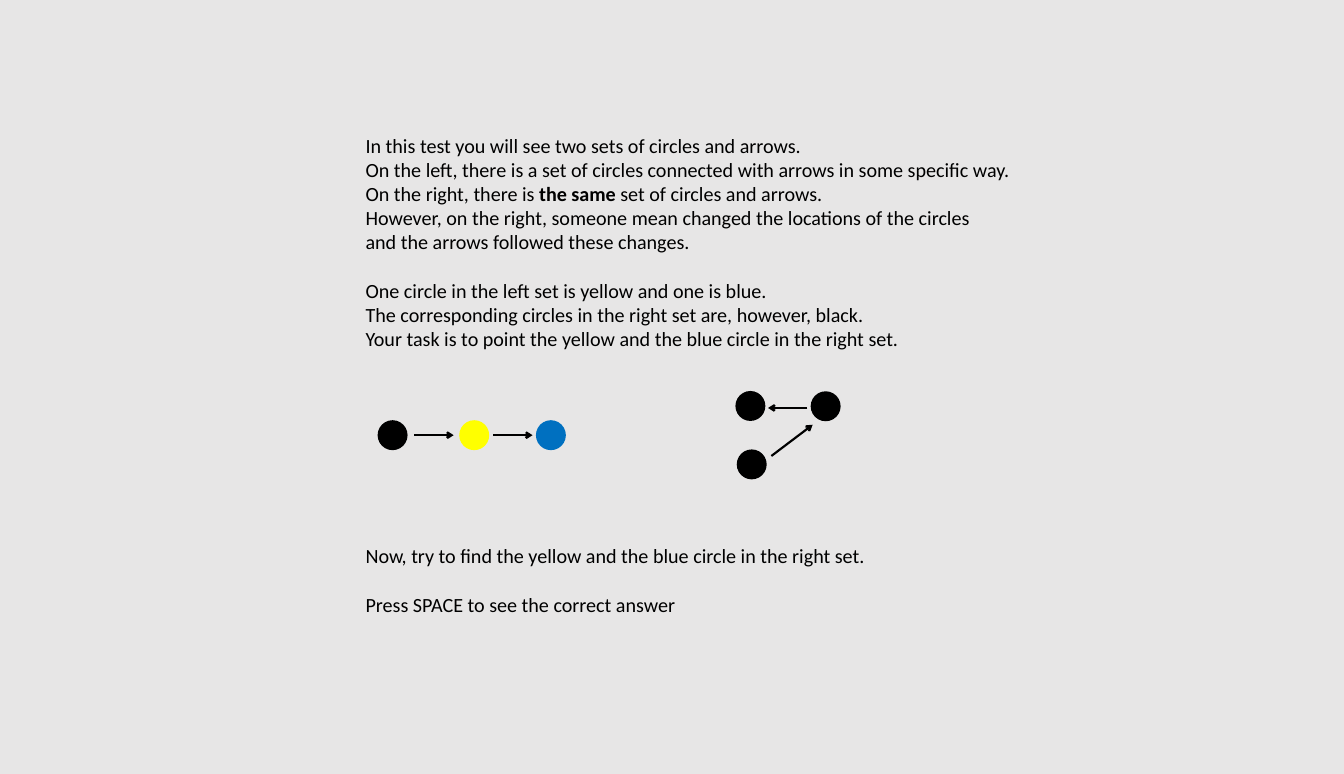
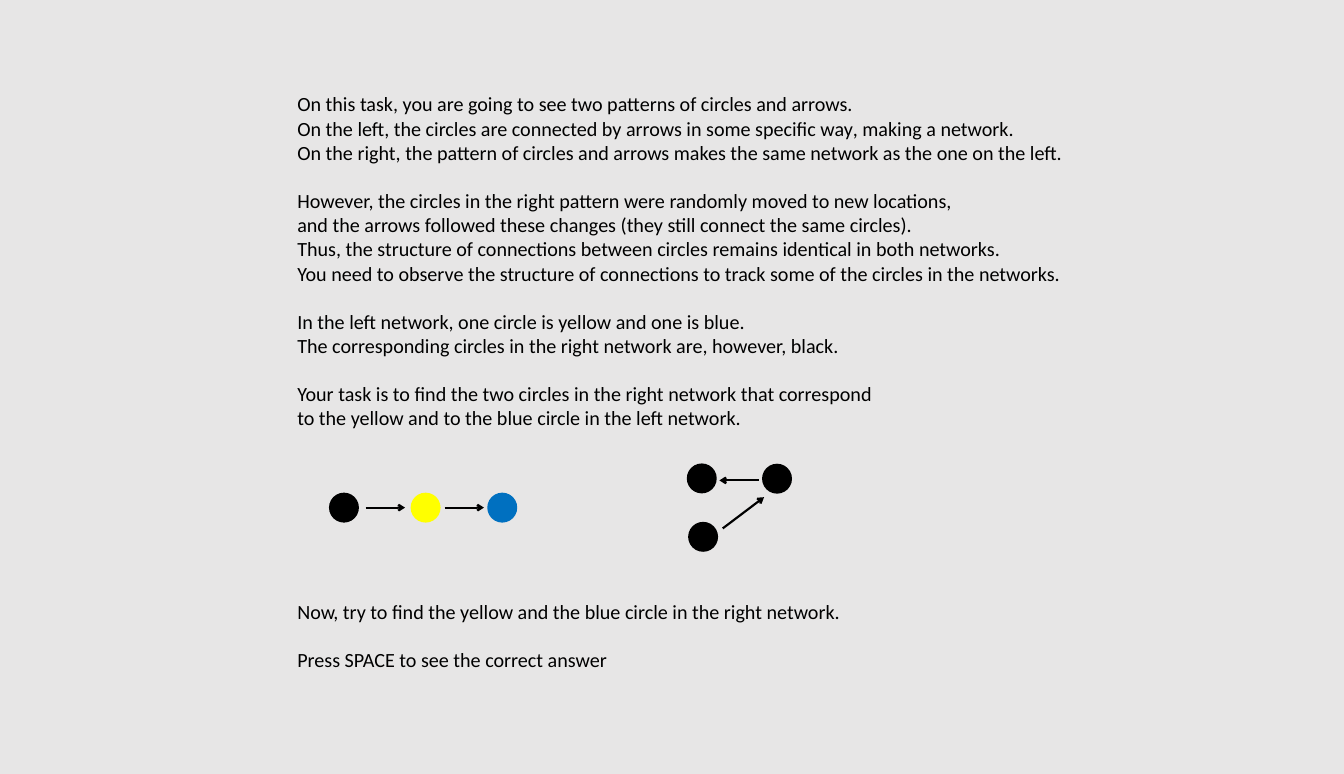
Before and after one commit to ociepkam/grafy, a slide deck: slide 1 of images/instruction.pptx. Drawn at 1344x774 pixels with LibreOffice and Linux fonts; fonts in the diff are those of the drawing. Boxes give left, top, right and bottom in pixels: in the first picture for what was removed or moved away, otherwise in the second. Text is boxed around its words. In the diff, an @@ line names an element or a change of style, - is before the commit and + after.

```diff
--- a/images/instruction.pptx
+++ b/images/instruction.pptx
@@ text "On this task, you are ...": place and size @@
-text "On this task, you are ..." at box(366, 139, 1009, 612)
+text "On this task, you are ..." at box(297, 97, 1062, 667)
@@ text at box(297, 97, 1062, 623): text changed @@
-In this test you will see two sets of circles and arrows.
-On the left, there is a set of circles connected with arrows in some specific way.
-On the right, there is the same set of circles and arrows.
-However, on the right, someone mean changed the locations of the circles
-and the arrows followed these changes.
-One circle in the left set is yellow and one is blue.
-The corresponding circles in the right set are, however, black.
-Your task is to point the yellow and the blue circle in the right set.
-Now, try to find the yellow and the blue circle in the right set.
+On this task, you are going to see two patterns of circles and arrows.
+On the left, the circles are connected by arrows in some specific way, making a network.
+On the right, the pattern of circles and arrows makes the same network as the one on the left.
+However, the circles in the right pattern were randomly moved to new locations,
+and the arrows followed these changes (they still connect the same circles).
+Thus, the structure of connections between circles remains identical in both networks.
+You need to observe the structure of connections to track some of the circles in the networks.
+In the left network, one circle is yellow and one is blue.
+The corresponding circles in the right network are, however, black.
+Your task is to find the two circles in the right network that correspond
+to the yellow and to the blue circle in the left network.
+Now, try to find the yellow and the blue circle in the right network.
@@ 2 ellipses, 1 arrow: place and size @@
-2 ellipses, 1 arrow at box(736, 391, 841, 421)
+2 ellipses, 1 arrow at box(687, 464, 792, 494)
@@ 4 ellipses, 3 arrows: place and size @@
-4 ellipses, 3 arrows at box(378, 420, 813, 480)
+4 ellipses, 3 arrows at box(329, 492, 764, 552)
```
Also in this commit, not shown: 4 other slides changed, 6 other files.
